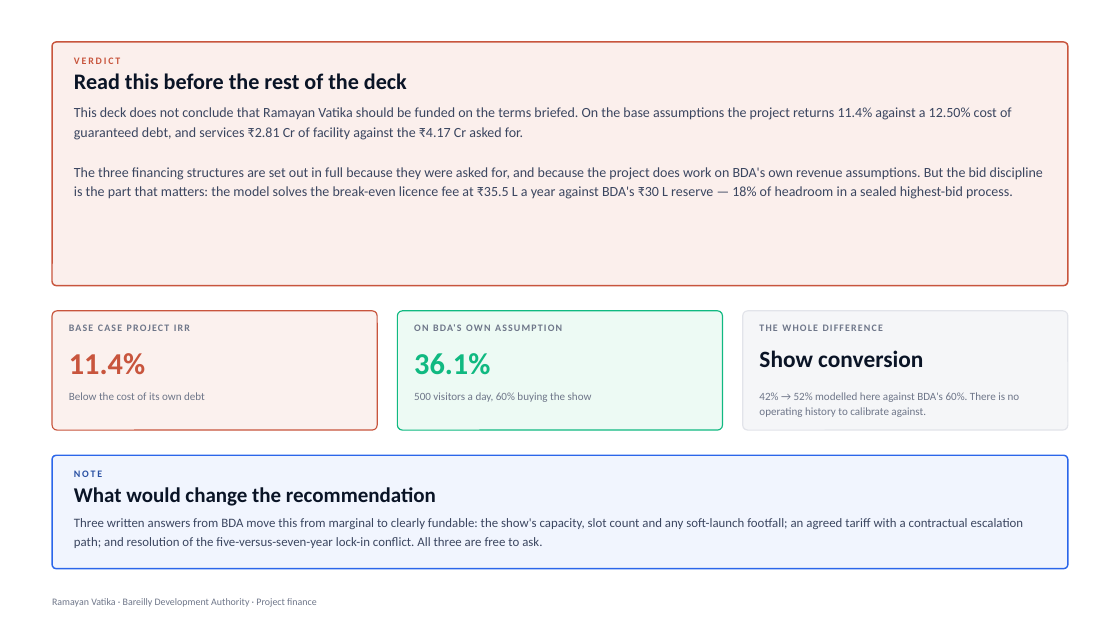
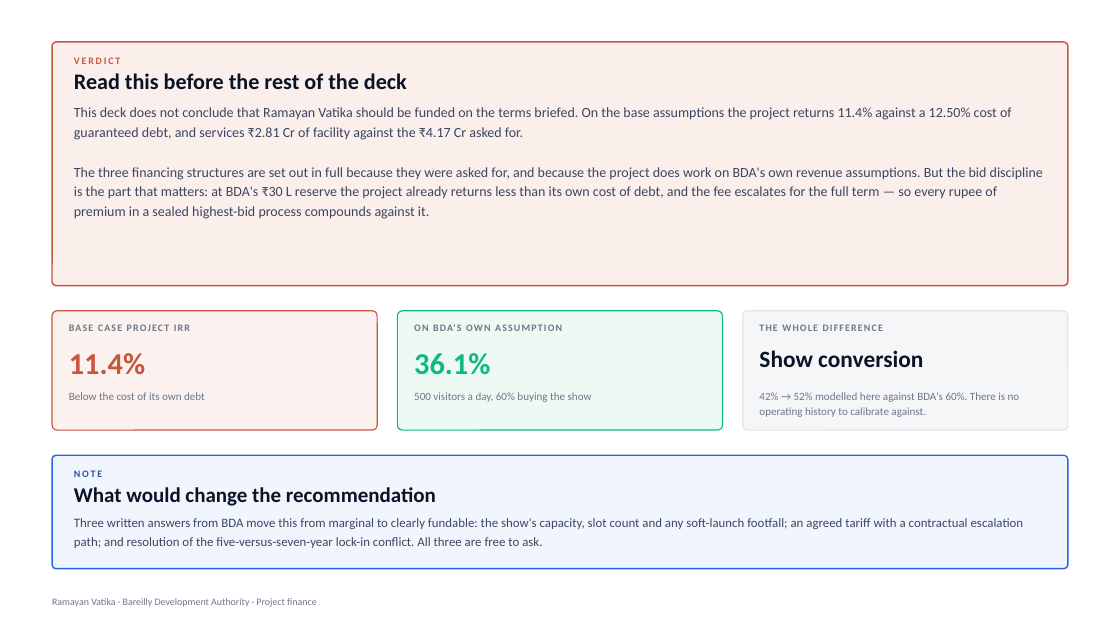
Before and after one commit to eodcfo/vappl-deck, a slide deck: slide 2 of pptx/EOD-Ramayan-Vatika-Project-Finance.pptx. Drawn at 1120x630 pixels with LibreOffice and Linux fonts; fonts in the diff are those of the drawing. Boxes give left, top, right and bottom in pixels: in the first picture for what was removed or moved away, otherwise in the second. Text is boxed around its words. In the diff, an @@ line names an element or a change of style, - is before the commit and + after.

```diff
--- a/pptx/EOD-Ramayan-Vatika-Project-Finance.pptx
+++ b/pptx/EOD-Ramayan-Vatika-Project-Finance.pptx
@@ text at box(74, 167, 1043, 219): text changed @@
-The three financing structures are set out in full because they were asked for, and because the project does work on BDA's own revenue assumptions. But the bid discipline is the part that matters: the model solves the break-even licence fee at ₹35.5 L a year against BDA's ₹30 L reserve — 18% of headroom in a sealed highest-bid process.
+The three financing structures are set out in full because they were asked for, and because the project does work on BDA's own revenue assumptions. But the bid discipline is the part that matters: at BDA's ₹30 L reserve the project already returns less than its own cost of debt, and the fee escalates for the full term — so every rupee of premium in a sealed highest-bid process compounds against it.
```
Also in this commit, not shown: 3 other slides changed, 11 other files.
